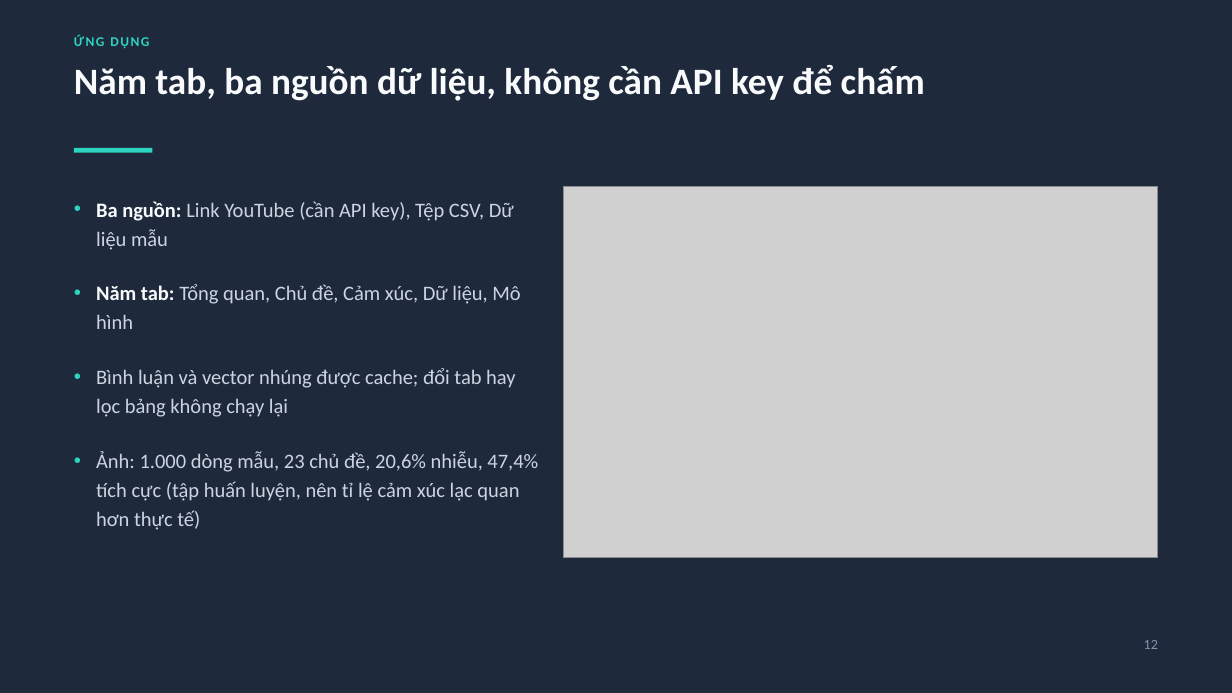
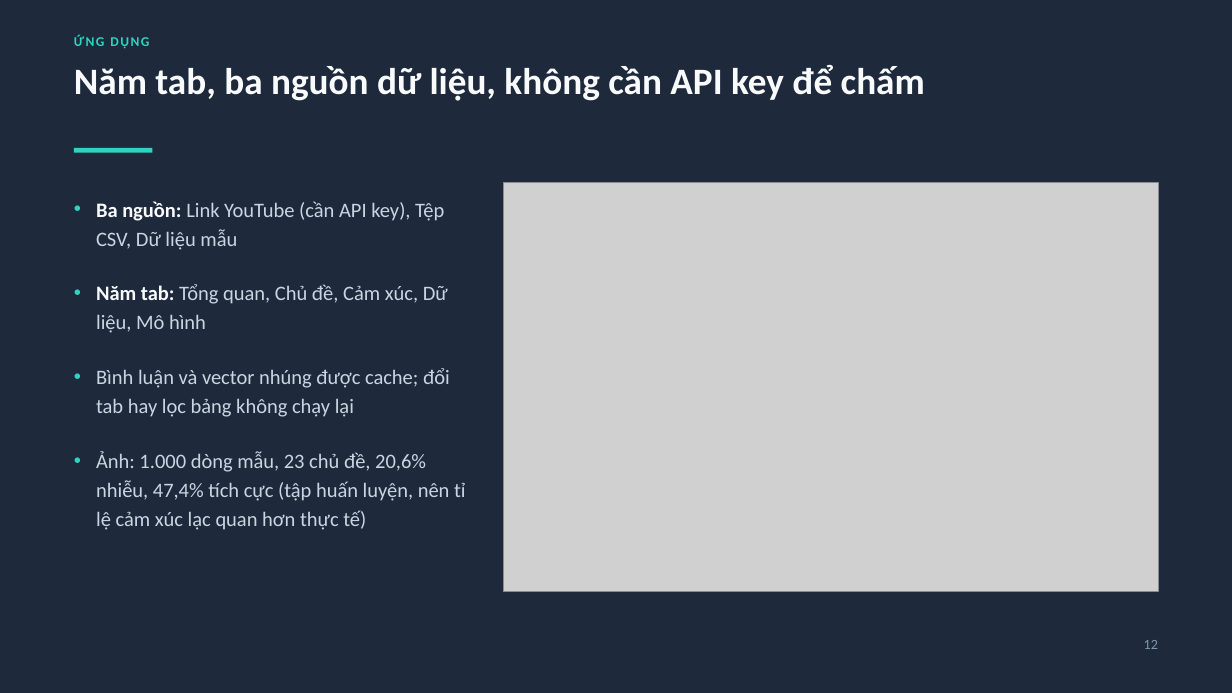
Before and after one commit to Phuhieu24/NLP_PhanTichBinhLuanYoutube, a slide deck: slide 12 of report/CS221_Xử-Lý-NNTN_slide.pptx. Drawn at 1232x693 pixels with LibreOffice and Linux fonts; fonts in the diff are those of the drawing; grey boxes stand for pictures. Boxes give left, top, right and bottom in pixels: in the first picture for what was removed or moved away, otherwise in the second. Text is boxed around its words. In the diff, an @@ line names an element or a change of style, - is before the commit and + after.

```diff
--- a/report/CS221_Xử-Lý-NNTN_slide.pptx
+++ b/report/CS221_Xử-Lý-NNTN_slide.pptx
@@ text "Ba nguồn: Link YouTube (cần ..." rewrapped from bbox=[96, 201, 538, 530] to bbox=[96, 201, 466, 530] @@
@@ picture: place and size @@
-picture at bbox=[564, 187, 1158, 558]
+picture at bbox=[504, 183, 1158, 592]
```
Also in this commit, not shown: 3 other slides changed, 2 slides added, 2 slides removed, 13 other files.
